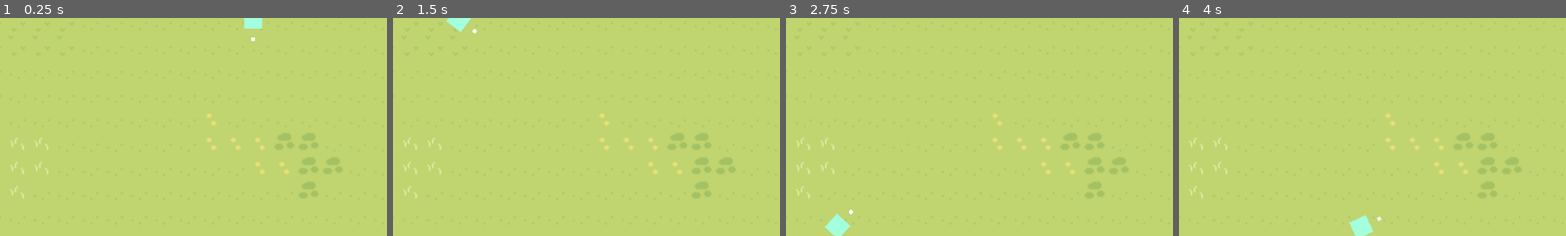
Above: before the commit, frames 1-4 (left to right).
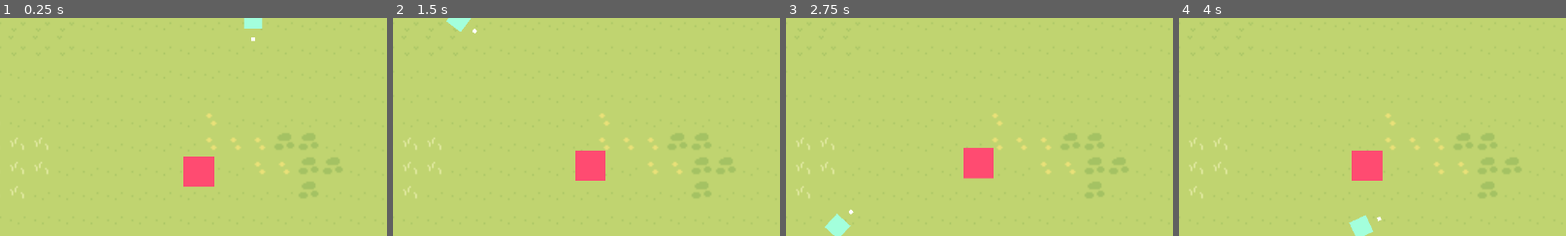
Above: after the commit, the same moments.

Repository: ConnorG255/The-Tower
Game: Godot game, scene res://main.tscn
Two runs of this game, one before a commit and one after it. Both use one fixed random seed, a clock stepped at 60 frames per second and the inputs below.
Inputs (mouse positions are % of the whole screen's width and height, from its top left):
- Up to frame 1 (0.25 s): no input
- Up to frame 2 (1.5 s): tap Enter at 0.5 s; move the mouse to (72, 45) at 0.52 s; hold A (A) 0.53-1.28 s; tap D (D) at 0.8, 1.35 s; move the mouse to (30, 55) at 1.27 s
- Up to frame 3 (2.75 s): tap S (S) at 1.55 s; move the mouse to (60, 28) at 2.02 s; hold S (S) from 2.03 s (still down); tap A (A) at 2.3 s
- Up to frame 4 (4 s): move the mouse to (45, 70) at 2.77 s; release S (S) at 2.78 s; tap A (A) at 2.85 s; tap D (D) at 3.05 s; tap Space at 3.5 s; move the mouse to (80, 65) at 3.52 s; hold D (D) from 3.53 s (still down); tap S (S) at 3.8 s
The pictures show only the part of the screen within x 17-67%, y 49-99%; the shares and areas given below are measured in that part.

The runs differ from the first frame. In frame 1, 1.1% of the frame differs, in the area x 47-56%, y 63-78%; in frame 2, 1.1%; in frame 3, 1.1%; in frame 4, 1.1%.

Commit message:
Enemies added

Diff:
--- /dev/null
+++ b/enemy.gd
@@ -0,0 +1,38 @@
+extends CharacterBody2D
+
+var rng = RandomNumberGenerator.new()
+var attacknum = 7
+
+var move = Vector2()
+
+#higher num less speed
+@export var speed = 2000
+
+
+func followplayer():
+	var player = get_parent().get_node("player")
+
+	position += (player.position-position)/speed
+	#maybe add look at ???
+
+	pass
+
+# |
+# |     Need to improve position equation cause rn its not working well(slows down as gets closer to target)
+# .
+func attacktower():
+	var tower = get_parent().get_node("El tore")
+	position += (tower.position-position)/(speed)
+	pass
+
+func _ready():
+	attacknum = rng.randf_range(0, 10)
+
+
+func _process(delta):
+
+	if(attacknum>7):
+		followplayer()
+	else:
+		attacktower()
+	move_and_collide(move)
--- a/main.tscn
+++ b/main.tscn
@@ -9,6 +9,7 @@
 [ext_resource type="Texture2D" uid="uid://bkjd4bmhnqkld" path="res://Tilesets/Water.png" id="5_jqtcw"]
 [ext_resource type="Texture2D" uid="uid://evlmahks033d" path="res://Tilesets/Hills.png" id="6_5aq5x"]
 [ext_resource type="PackedScene" uid="uid://bmdvnuci2r8q" path="res://prefabs/pause.tscn" id="9_6su8i"]
+[ext_resource type="PackedScene" uid="uid://crmixsdgaq4xx" path="res://prefabs/enemy.tscn" id="10_iugcw"]
 
 [sub_resource type="RectangleShape2D" id="RectangleShape2D_6pf8t"]
 size = Vector2(60, 60)
@@ -219,32 +220,32 @@
 [node name="Node2D" type="Node2D"]
 script = ExtResource("1_fgemd")
 
-[node name="CharacterBody2D" type="CharacterBody2D" parent="."]
+[node name="player" type="CharacterBody2D" parent="."]
 position = Vector2(0, -0.999999)
 scale = Vector2(0.2, 0.2)
 collision_layer = 3
 collision_mask = 3
 script = ExtResource("2_n06yy")
 
-[node name="CollisionShape2D" type="CollisionShape2D" parent="CharacterBody2D"]
+[node name="CollisionShape2D" type="CollisionShape2D" parent="player"]
 position = Vector2(-3.57628e-06, 5.96046e-07)
 shape = SubResource("RectangleShape2D_6pf8t")
 
-[node name="Sprite2D" type="Sprite2D" parent="CharacterBody2D"]
+[node name="Sprite2D" type="Sprite2D" parent="player"]
 modulate = Color(0.639216, 1, 0.862745, 1)
 scale = Vector2(5, 5)
 texture = ExtResource("2_bqyek")
 
-[node name="Area2D" type="Area2D" parent="CharacterBody2D"]
+[node name="Area2D" type="Area2D" parent="player"]
 position = Vector2(65, 0)
 script = ExtResource("4_vl2vg")
 
-[node name="CollisionShape2D" type="CollisionShape2D" parent="CharacterBody2D/Area2D"]
+[node name="CollisionShape2D" type="CollisionShape2D" parent="player/Area2D"]
 light_mask = 2
 visibility_layer = 2
 shape = SubResource("RectangleShape2D_wfh7g")
 
-[node name="Sprite2D" type="Sprite2D" parent="CharacterBody2D/Area2D"]
+[node name="Sprite2D" type="Sprite2D" parent="player/Area2D"]
 texture = ExtResource("2_bqyek")
 
 [node name="Camera2D" type="Camera2D" parent="."]
@@ -309,3 +310,6 @@
 offset_right = -124.0
 offset_bottom = -24.0
 scale = Vector2(0.62921, 0.723059)
+
+[node name="enemy" parent="." instance=ExtResource("10_iugcw")]
+position = Vector2(-36, 100)
--- /dev/null
+++ b/prefabs/enemy.gd
@@ -0,0 +1,11 @@
+extends Node2D
+
+
+# Called when the node enters the scene tree for the first time.
+func _ready():
+	pass # Replace with function body.
+
+
+# Called every frame. 'delta' is the elapsed time since the previous frame.
+func _process(delta):
+	pass
--- /dev/null
+++ b/prefabs/enemy.tscn
@@ -0,0 +1,18 @@
+[gd_scene load_steps=4 format=3 uid="uid://crmixsdgaq4xx"]
+
+[ext_resource type="Script" path="res://enemy.gd" id="1_6uahi"]
+[ext_resource type="Texture2D" uid="uid://djftv7qnr1u32" path="res://materials/character.png" id="1_ojd41"]
+
+[sub_resource type="RectangleShape2D" id="RectangleShape2D_hb6he"]
+
+[node name="enemy" type="CharacterBody2D"]
+script = ExtResource("1_6uahi")
+
+[node name="Sprite2D" type="Sprite2D" parent="."]
+modulate = Color(1, 0.294118, 0.443137, 1)
+position = Vector2(5.96046e-07, 5.96046e-07)
+scale = Vector2(1.66667, 1.66667)
+texture = ExtResource("1_ojd41")
+
+[node name="CollisionShape2D" type="CollisionShape2D" parent="."]
+shape = SubResource("RectangleShape2D_hb6he")
Not shown: 1 places in main.tscn that only renumber resources
